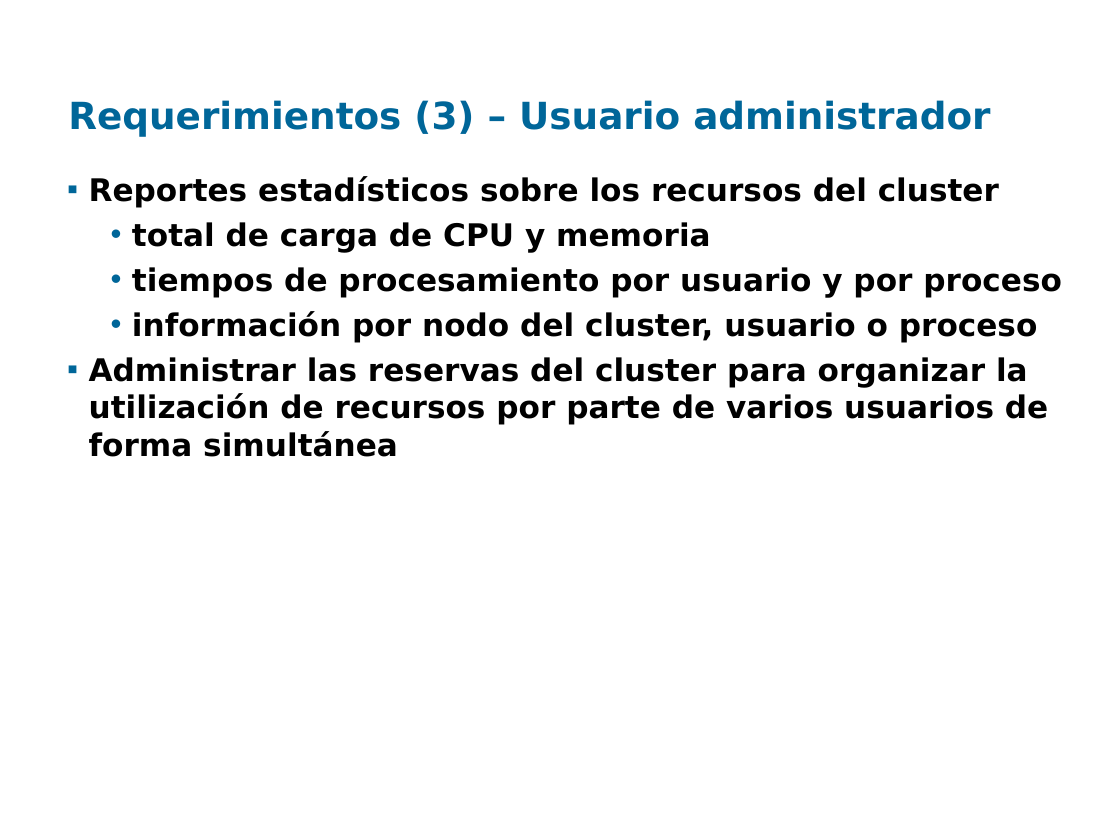
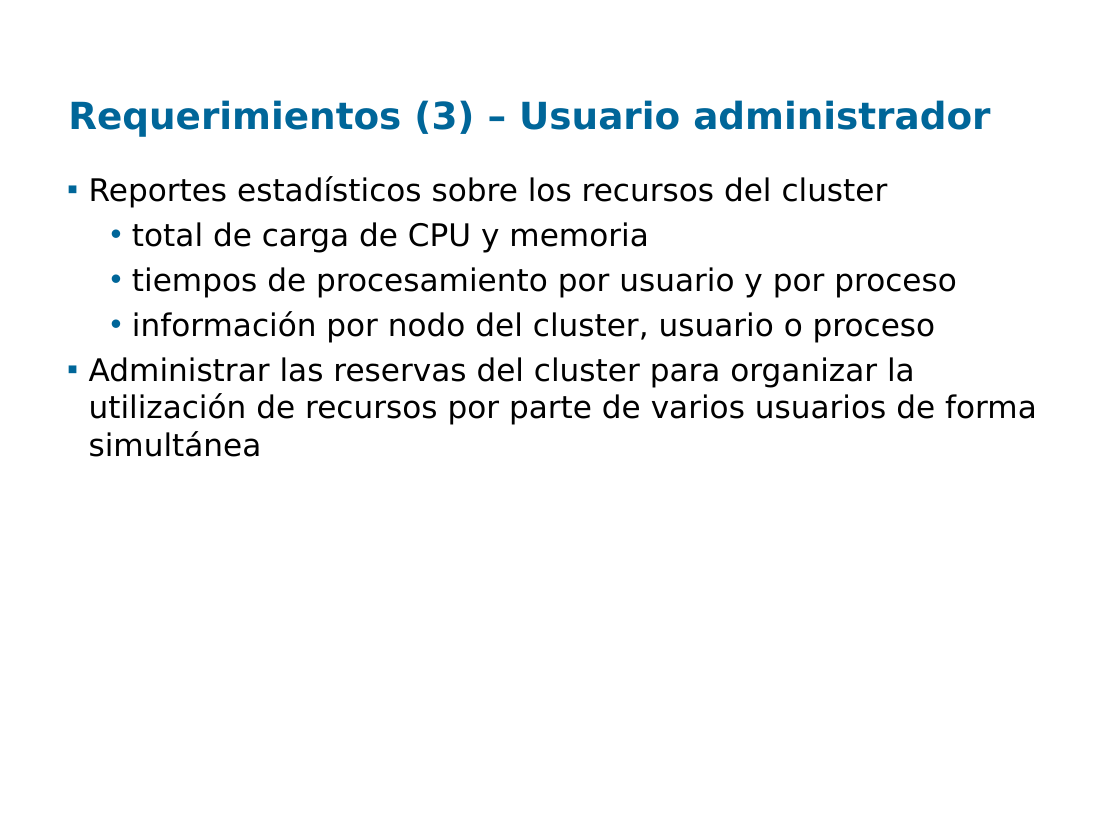
Before and after one commit to santiago-iturriaga/pgruso2007, a slide deck: slide 4 of Documentacion/Presentación Fenton - Damian.ppt (slide 5 before the commit). Drawn at 1120x840 pixels with LibreOffice and Linux fonts; fonts in the diff are those of the drawing; background and template pictures are left out. Boxes give left, top, right and bottom in pixels: in the first picture for what was removed or moved away, otherwise in the second. Text is boxed around its words. In the diff, an @@ line names an element or a change of style, - is before the commit and + after.

```diff
--- a/Documentacion/Presentación Fenton - Damian.ppt
+++ b/Documentacion/Presentación Fenton - Damian.ppt
@@ text "Reportes estadísticos sobre los recursos ..." at (89,176,1037,457): bold off @@
```
Also in this commit, not shown: 3 other slides changed, 1 slide removed, 2 other files.
